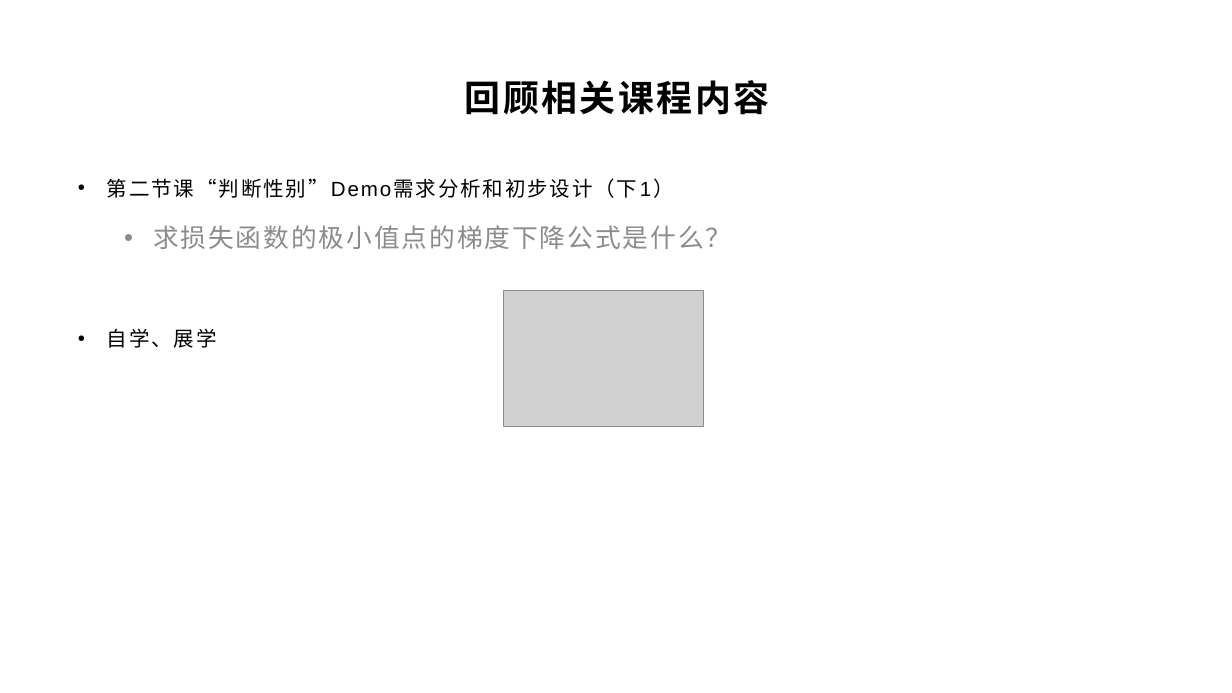
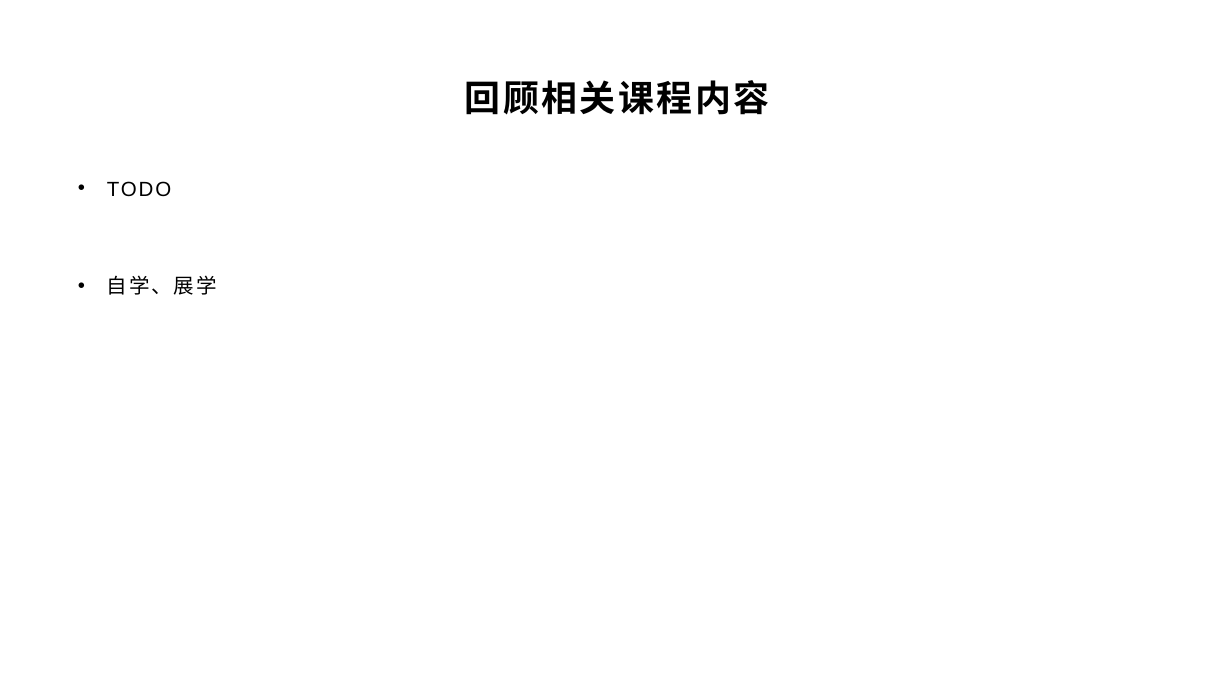
Before and after one commit to yyc-git/DeepLearningEdu, a slide deck: slide 4 of lessons/5_handwriting_by_linear_layer/ppt/用全连接层识别手写数字.pptx. Drawn at 1232x693 pixels with LibreOffice and Linux fonts; fonts in the diff are those of the drawing; grey boxes stand for pictures; background and template pictures are left out. Boxes give left, top, right and bottom in pixels: in the first picture for what was removed or moved away, otherwise in the second. Text is boxed around its words. In the diff, an @@ line names an element or a change of style, - is before the commit and + after.

```diff
--- a/lessons/5_handwriting_by_linear_layer/ppt/用全连接层识别手写数字.pptx
+++ b/lessons/5_handwriting_by_linear_layer/ppt/用全连接层识别手写数字.pptx
@@ text at [107,181,171,197]: text changed @@
-• 第二节课“判断性别”Demo需求分析和初步设计（下1）
-  • 求损失函数的极小值点的梯度下降公式是什么？
+• TODO
@@ picture removed at [504,290,703,427] @@
```
Also in this commit, not shown: 15 other slides changed, 10 slides added, 7 slides removed.
